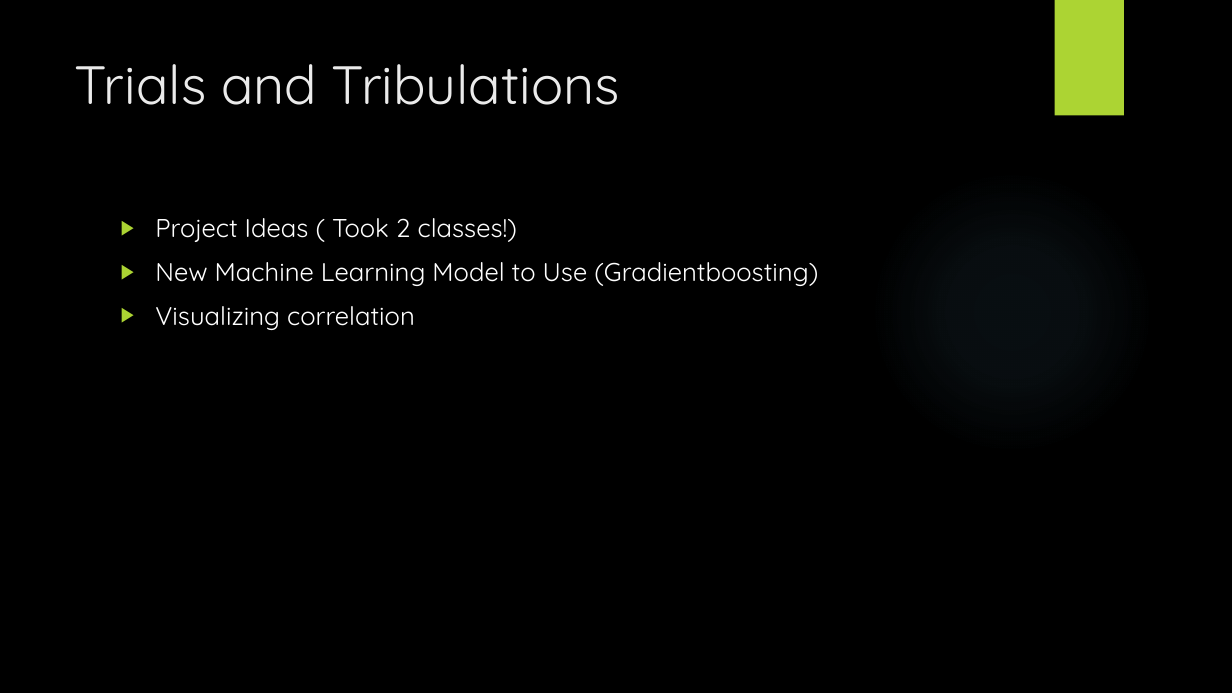
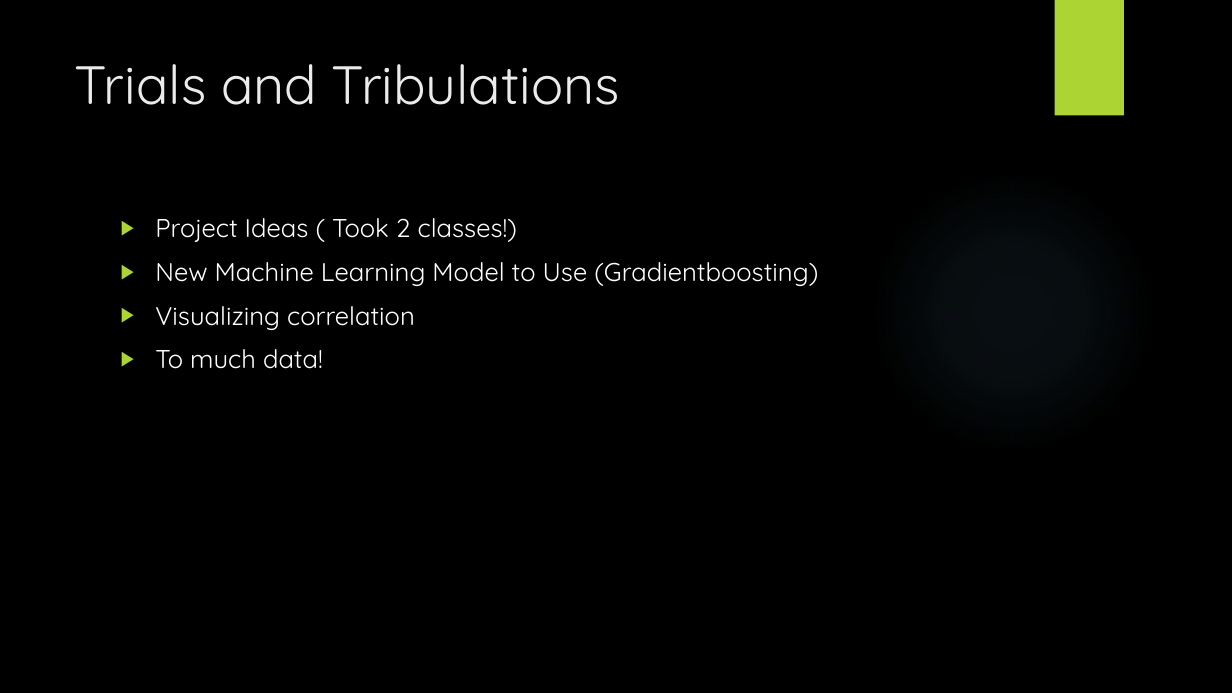
Before and after one commit to ZekeH43/Project-2, a slide deck: slide 12 of Presentation (2).pptx (slide 11 before the commit). Drawn at 1232x693 pixels with LibreOffice and Linux fonts; fonts in the diff are those of the drawing; background and template pictures are left out. Boxes give left, top, right and bottom in pixels: in the first picture for what was removed or moved away, otherwise in the second. Text is boxed around its words. In the diff, an @@ line names an element or a change of style, - is before the commit and + after.

```diff
--- a/Presentation (2).pptx
+++ b/Presentation (2).pptx
@@ text at (x1=155, y1=349, x2=323, y2=369): paragraph added @@
+▶ To much data!
```
Also in this commit, not shown: 1 slide added, 1 other file.
